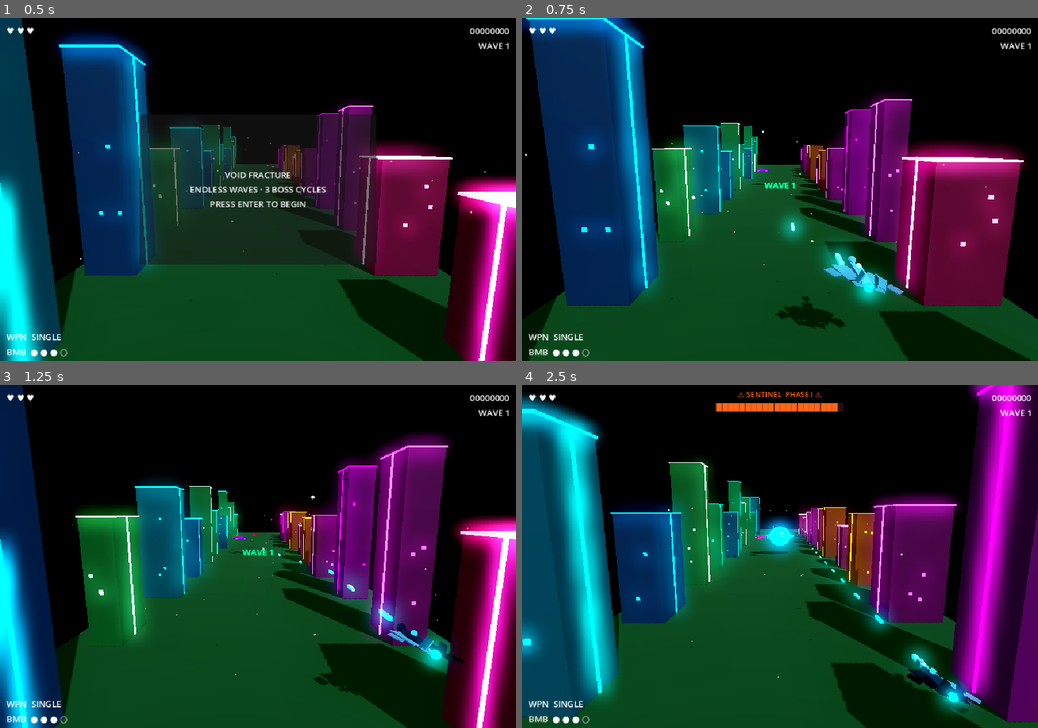
Above: before the commit, frames 1-4 (two rows, left to right).
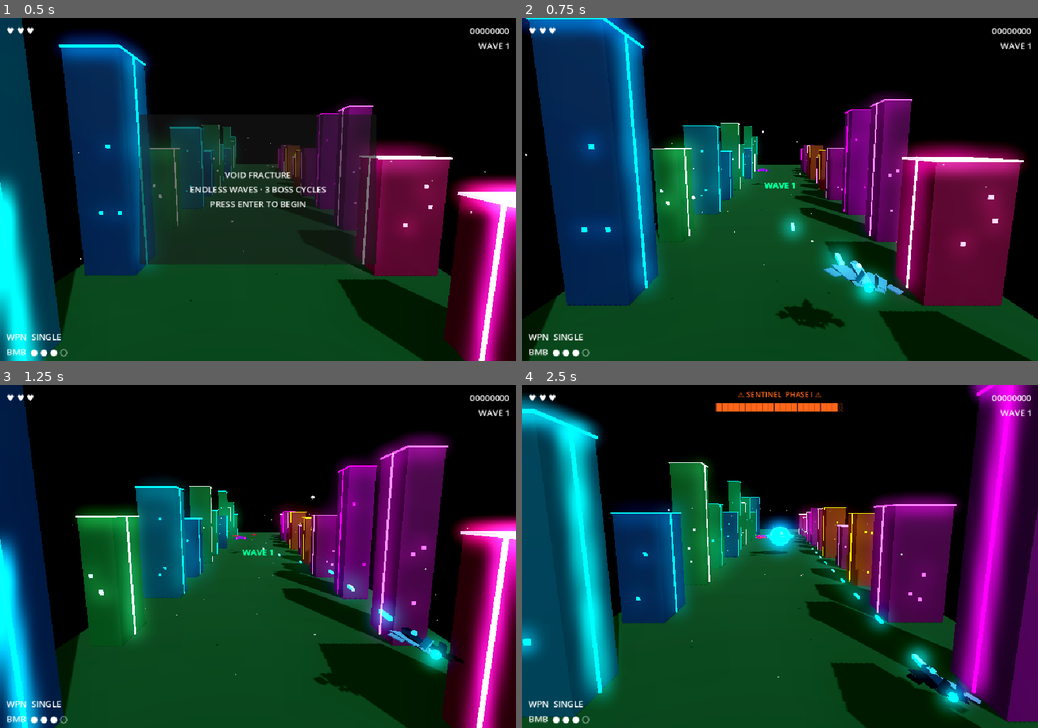
Above: after the commit, the same moments.

Repository: gallak87/tech9
Game: Godot game, scene res://scenes/Main.tscn
Two runs of this game, one before a commit and one after it. Both use one fixed random seed, a clock stepped at 60 frames per second and the inputs below.
Inputs:
- Up to frame 1 (0.5 s): no input
- Up to frame 2 (0.75 s): tap Enter (ui_accept) at 0.5 s; hold D (move_right) from 0.53 s (still down); tap Space (fire_bomb) at 0.6 s
- Up to frame 3 (1.25 s): keep holding D (move_right); tap Enter (ui_accept) at 0.77 s
- Up to frame 4 (2.5 s): release D (move_right) at 1.28 s; hold S (move_down) 1.28-2.03 s; tap B at 1.35 s; tap Enter (ui_accept) at 1.52 s; hold D (move_right) from 2.03 s (still down); tap 1 at 2.1 s

Frame 1 is identical in both runs. In frame 2, less than 0.1% of the frame differs, in the area x 45-66%, y 44-84%; in frame 3, less than 0.1%; in frame 4, 0.2%, in the area x 45-80%, y 43-87%.

Commit message:
vf: fix cone rotations + gallery label/camera layout
rot(90,0,0) → +Y faces +Z (enemy dir); rot(-90,0,0) → +Y faces -Z (player forward).
All prior cones had inverted rotation. Fixed:
- Player nose: rot(-90,0,0) so tip faces -Z
- Scout cone: rot(90,0,0) so tip faces +Z (toward player)
- Bomber weapon pods: rot(90,0,0) so narrow end faces +Z
- Interceptor boss nose: rot(-90,0,0) so tip faces -Z

Gallery: labels drop to y=-0.9 (below entity), rows tightened,
camera pulled closer and centered on layout.

Diff:
--- a/games/void-fracture/scripts/DevTool.gd
+++ b/games/void-fracture/scripts/DevTool.gd
@@ -124,8 +124,8 @@
 	var cam: Camera3D = _game.camera
 	_saved_cam_pos = cam.position
 	_saved_cam_basis = cam.basis
-	cam.position = Vector3(0, 1.0, 6)
-	cam.look_at(Vector3(0, 0.2, -5), Vector3.UP)
+	cam.position = Vector3(0, 1.0, 3.5)
+	cam.look_at(Vector3(0, 0.9, -4), Vector3.UP)
 
 	var player_keys: Array = []
 	var enemy_keys: Array = []
@@ -140,18 +140,18 @@
 		else:
 			enemy_keys.append(k)
 
-	# Player row: bottom, y=-2.0
-	_make_gallery_entity("player", Vector3(0.0, -2.0, -5.0))
+	# Player row: bottom, y=-0.6
+	_make_gallery_entity("player", Vector3(0.0, -0.6, -4.0))
 
-	# Enemy row: middle, y=0.0, 3.0 unit spacing
+	# Enemy row: middle, y=0.9, 3.0 unit spacing
 	var ex: float = -(enemy_keys.size() - 1) * 3.0 / 2.0
 	for i in enemy_keys.size():
-		_make_gallery_entity(enemy_keys[i], Vector3(ex + i * 3.0, 0.0, -5.0))
+		_make_gallery_entity(enemy_keys[i], Vector3(ex + i * 3.0, 0.9, -4.0))
 
-	# Boss row: top, y=2.2, 5 unit spacing
+	# Boss row: top, y=2.4, 5 unit spacing
 	var bx: float = -(boss_keys.size() - 1) * 5.0 / 2.0
 	for i in boss_keys.size():
-		_make_gallery_entity(boss_keys[i], Vector3(bx + i * 5.0, 2.2, -5.0))
+		_make_gallery_entity(boss_keys[i], Vector3(bx + i * 5.0, 2.4, -4.0))
 
 func _make_gallery_entity(key: String, pos: Vector3) -> void:
 	var root := Node3D.new()
@@ -165,7 +165,7 @@
 	label.font_size = 20
 	label.modulate = Color(1, 1, 0)
 	label.billboard = BaseMaterial3D.BILLBOARD_ENABLED
-	label.position = Vector3(0, 2.2, 0)
+	label.position = Vector3(0, -0.9, 0)
 	label.no_depth_test = true
 	root.add_child(label)
 
--- a/games/void-fracture/scripts/GeoManifest.gd
+++ b/games/void-fracture/scripts/GeoManifest.gd
@@ -12,10 +12,10 @@
 			{ "type": "box", "size": Vector3(0.24, 0.08, 0.88),
 			  "color": Color(0.45, 0.8, 0.95), "emissive": Color(0.0, 0.3, 0.5), "ei": 0.4,
 			  "pos": Vector3(0, 0, -0.02), "rot": Vector3(0, 0, 0) },
-			# Nose cone — rot(90,0,0): local +Y→world -Z, so radius_top(0)=point faces -Z (forward)
+			# Nose cone — rot(-90,0,0): local +Y→world -Z, tip(radius_top=0) faces -Z (forward)
 			{ "type": "cylinder", "radius_top": 0.0, "radius_bottom": 0.10, "height": 0.26,
 			  "color": Color(0.45, 0.8, 0.95), "emissive": Color(0.0, 0.2, 0.4), "ei": 0.3,
-			  "pos": Vector3(0, 0, -0.59), "rot": Vector3(90, 0, 0) },
+			  "pos": Vector3(0, 0, -0.59), "rot": Vector3(-90, 0, 0) },
 			# === LEFT WING — two-box delta sweep ===
 			{ "type": "box", "size": Vector3(0.40, 0.024, 0.55),
 			  "color": Color(0.38, 0.70, 0.90), "emissive": Color(0.0, 0.15, 0.3), "ei": 0.2,
@@ -68,10 +68,10 @@
 	},
 	"scout": {
 		"parts": [
-			# Fuselage cone — rot(-90,0,0): local +Y→world +Z, so radius_top(0)=point faces player
+			# Fuselage cone — rot(90,0,0): local +Y→world +Z, tip(radius_top=0) faces +Z (toward player)
 			{ "type": "cylinder", "radius_top": 0.0, "radius_bottom": 0.12, "height": 0.65,
 			  "color": Color(1.0, 0.18, 0.37), "emissive": Color(0.8, 0.0, 0.15), "ei": 0.8,
-			  "pos": Vector3(0, 0, 0.0), "rot": Vector3(-90, 0, 0) },
+			  "pos": Vector3(0, 0, 0.0), "rot": Vector3(90, 0, 0) },
 			# Left swept wing
 			{ "type": "box", "size": Vector3(0.46, 0.030, 0.40),
 			  "color": Color(0.85, 0.1, 0.22), "emissive": Color(0.5, 0.0, 0.08), "ei": 0.4,
@@ -100,14 +100,14 @@
 			{ "type": "box", "size": Vector3(0.50, 0.06, 0.36),
 			  "color": Color(0.4, 0.1, 0.8), "emissive": Color(0.15, 0.0, 0.4), "ei": 0.5,
 			  "pos": Vector3(0.52, -0.05, 0.10), "rot": Vector3(0, -20, 0) },
-			# Left weapon pod — barrel faces player (+Z), rot(-90): +Y→+Z
+			# Left weapon pod — barrel faces player (+Z), rot(90,0,0): +Y→+Z, small end faces +Z
 			{ "type": "cylinder", "radius_top": 0.055, "radius_bottom": 0.11, "height": 0.32,
 			  "color": Color(0.7, 0.3, 1.0), "emissive": Color(0.4, 0.0, 0.8), "ei": 1.4,
-			  "pos": Vector3(-0.44, -0.10, 0.16), "rot": Vector3(-90, 0, 0) },
+			  "pos": Vector3(-0.44, -0.10, 0.16), "rot": Vector3(90, 0, 0) },
 			# Right weapon pod
 			{ "type": "cylinder", "radius_top": 0.055, "radius_bottom": 0.11, "height": 0.32,
 			  "color": Color(0.7, 0.3, 1.0), "emissive": Color(0.4, 0.0, 0.8), "ei": 1.4,
-			  "pos": Vector3(0.44, -0.10, 0.16), "rot": Vector3(-90, 0, 0) },
+			  "pos": Vector3(0.44, -0.10, 0.16), "rot": Vector3(90, 0, 0) },
 		]
 	},
 	"drone": {
@@ -183,10 +183,10 @@
 			{ "type": "box", "size": Vector3(0.60, 0.04, 0.45),
 			  "color": Color(0.75, 0.28, 0.0), "emissive": Color(0.5, 0.1, 0.0), "ei": 0.6,
 			  "pos": Vector3(1.25, -0.03, 0.42), "rot": Vector3(0, 28, 0) },
-			# Nose cone (faces -Z = forward for this boss)
+			# Nose cone (faces -Z = forward for this boss), rot(-90): tip at -Z
 			{ "type": "cylinder", "radius_top": 0.0, "radius_bottom": 0.16, "height": 0.55,
 			  "color": Color(1.0, 0.6, 0.0), "emissive": Color(1.0, 0.8, 0.0), "ei": 2.0,
-			  "pos": Vector3(0, 0, -1.55), "rot": Vector3(90, 0, 0) },
+			  "pos": Vector3(0, 0, -1.55), "rot": Vector3(-90, 0, 0) },
 			# Left canted tail fin
 			{ "type": "box", "size": Vector3(0.04, 0.38, 0.45),
 			  "color": Color(1.0, 0.5, 0.0), "emissive": Color(0.8, 0.3, 0.0), "ei": 1.0,
